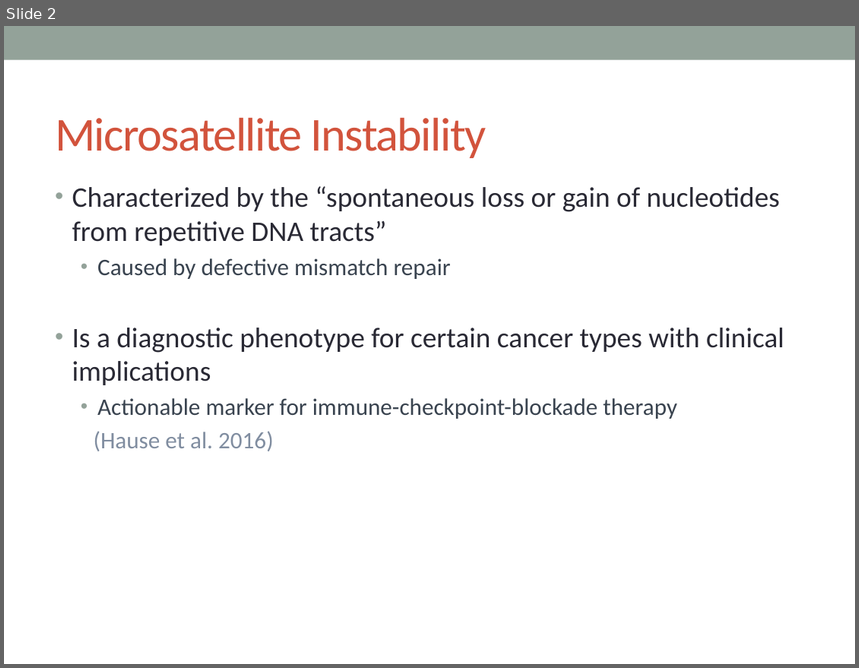
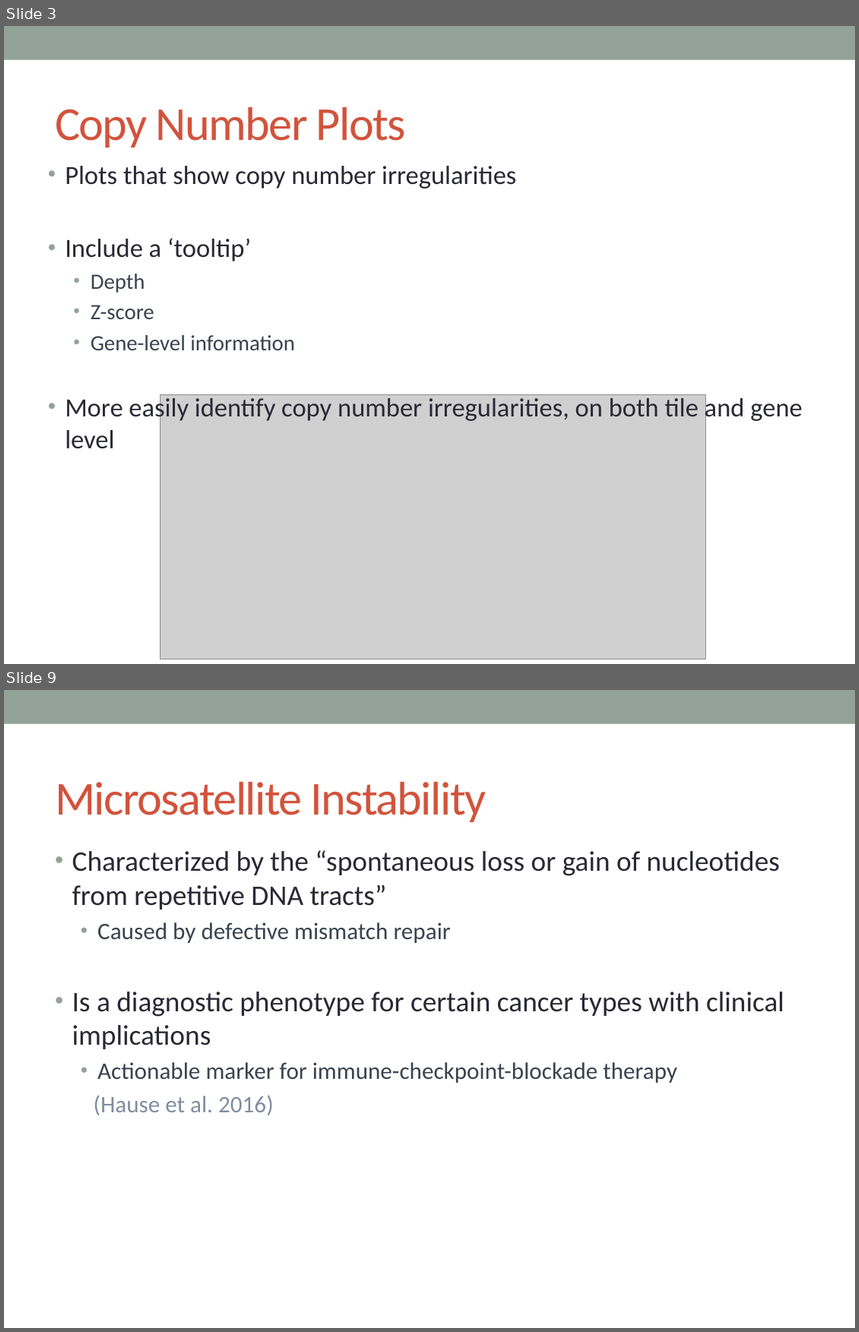
Before and after one commit to lailamargaret/Stanford-2018, a slide deck: MSI Project Presentation.pptx. Shown one above the other, each under a label of ours: slide 2 before the commit, slides 3 and 9 after it; the slides between them are not shown. The pictures are 859x668 and 859x1332 pixels, drawn with LibreOffice and Linux fonts; fonts in the diff are those of the drawing; grey boxes stand for pictures. Boxes give left, top, right and bottom in pixels: in the first picture for what was removed or moved away, otherwise in the second. Text is boxed around its words. In the diff, an @@ line names an element or a change of style, - is before the commit and + after.

```diff
--- a/MSI Project Presentation.pptx
+++ b/MSI Project Presentation.pptx
@@ slide 3 added at bbox=[4, 26, 855, 664], background #FFFFFF; not listed: 1 template element that a slide beside it also shows @@
@@ title added at bbox=[55, 107, 406, 148], 40 pt, text #D2533C @@
+Copy Number Plots
@@ text added at bbox=[65, 166, 802, 449], 22.2 pt, text #292934 @@
+• Plots that show copy number irregularities
+• Include a ‘tooltip’
+  • Depth
+  • Z-score
+  • Gene-level information
+• More easily identify copy number irregularities, on both tile and gene level
@@ picture added at bbox=[160, 395, 706, 659] @@
@@ what was slide 2 is now slide 9 @@
```
Also in this commit, not shown: 6 slides changed, 6 other slides added, 1 other file.
